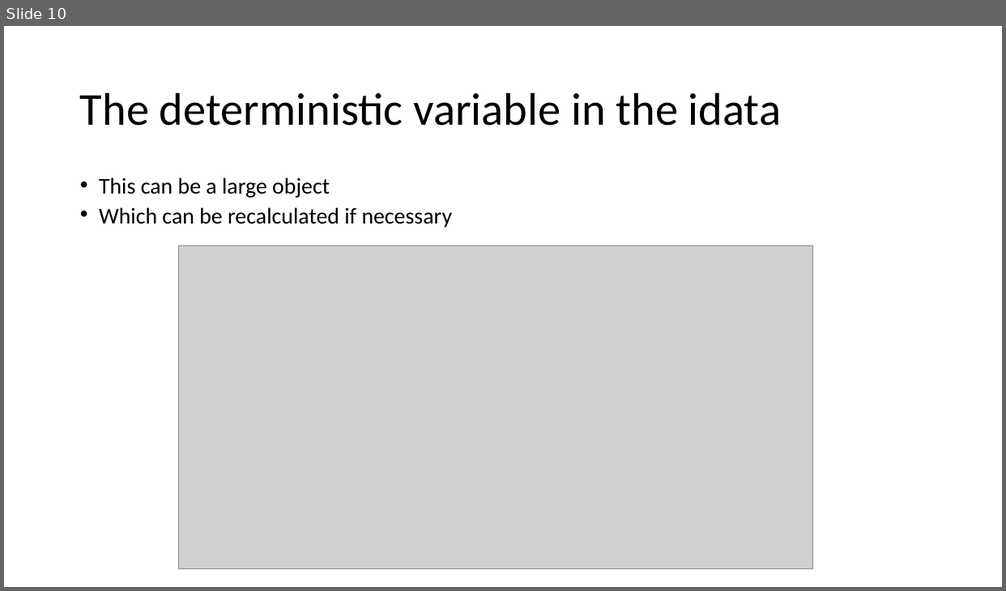
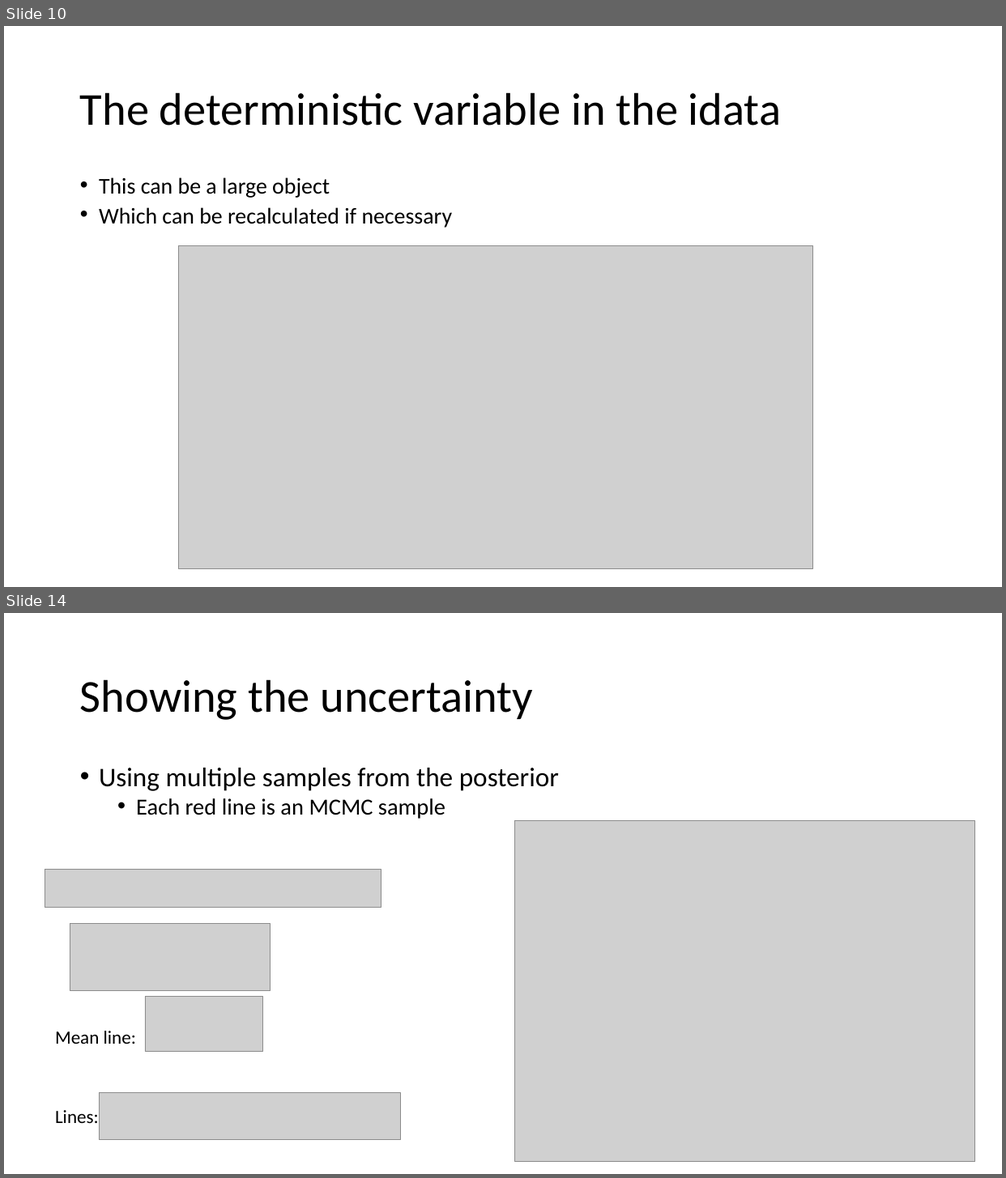
Before and after one commit to opherdonchin/StatisticalComputationAndAnalysis, a slide deck: Lectures/Lecture 6 Linear models.pptx. Shown one above the other, each under a label of ours: slide 10 before the commit, slides 10 and 14 after it; the slides between them are not shown. The pictures are 1006x591 and 1006x1178 pixels, drawn with LibreOffice and Linux fonts; fonts in the diff are those of the drawing; grey boxes stand for pictures. Boxes give left, top, right and bottom in pixels: in the first picture for what was removed or moved away, otherwise in the second. Text is boxed around its words. In the diff, an @@ line names an element or a change of style, - is before the commit and + after.

```diff
--- a/Lectures/Lecture 6 Linear models.pptx
+++ b/Lectures/Lecture 6 Linear models.pptx
@@ slide 14 added at [4,613,1002,1174], background #FFFFFF @@
@@ title added at [80,679,534,720], 44 pt, text #000000 @@
+Showing the uncertainty
@@ text added at [99,768,559,819], 25.9 pt, text #000000 @@
+• Using multiple samples from the posterior
+  • Each red line is an MCMC sample
@@ picture added at [515,821,975,1161] @@
@@ picture added at [45,870,381,908] @@
@@ picture added at [70,924,270,991] @@
@@ picture added at [145,997,263,1052] @@
@@ text added at [55,1031,136,1044], 18 pt, text #000000 @@
+Mean line:
@@ picture added at [99,1093,401,1140] @@
@@ text added at [55,1110,99,1123], 18 pt, text #000000 @@
+Lines:
```
Also in this commit, not shown: 2 slides changed, 9 other slides added, 3 other files.
